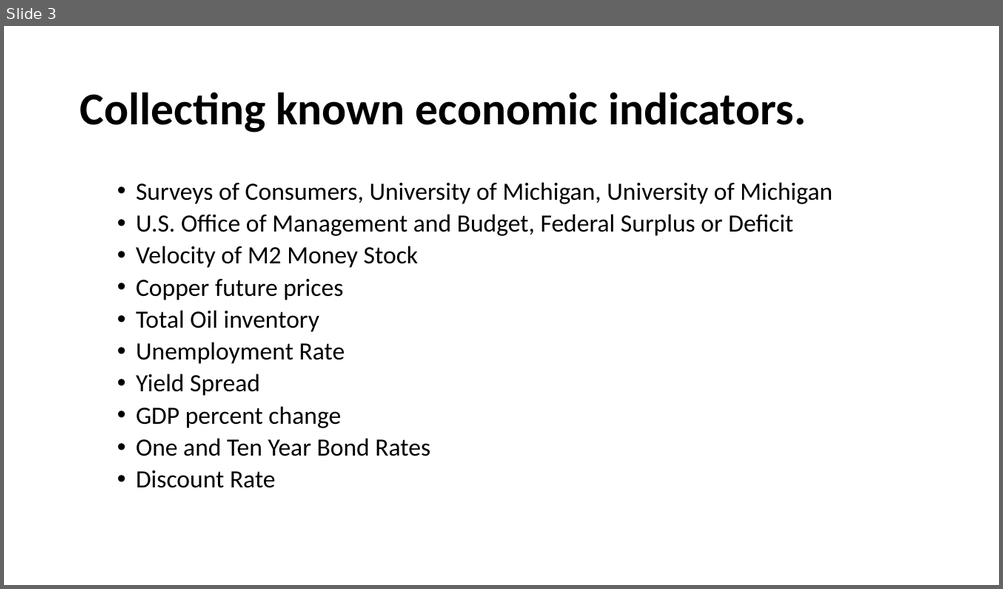
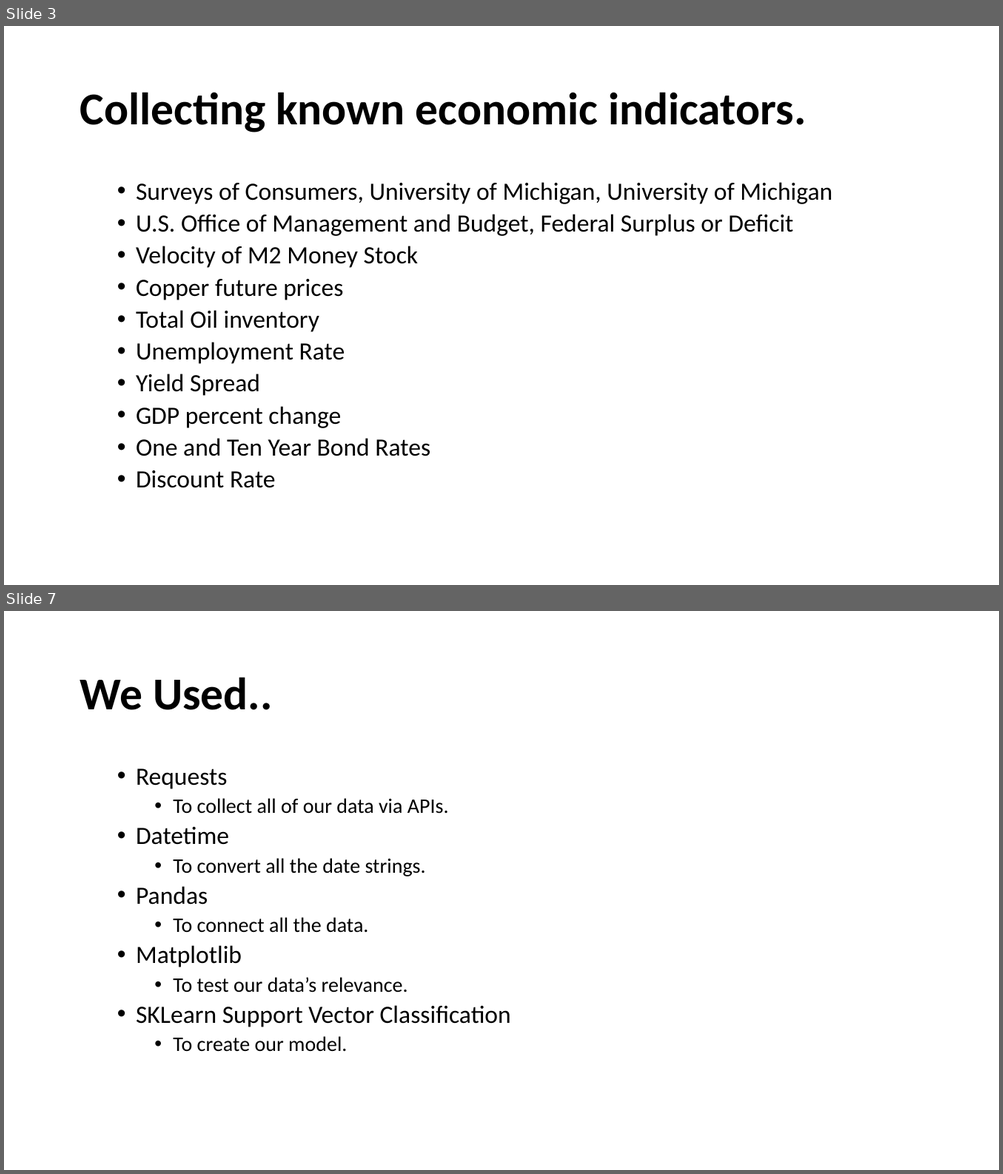
Before and after one commit to beaubatchelor/Project-3, a slide deck: Recession and Expansion.pptx. Shown one above the other, each under a label of ours: slide 3 before the commit, slides 3 and 7 after it; the slides between them are not shown. The pictures are 1003x589 and 1003x1174 pixels, drawn with LibreOffice and Linux fonts; fonts in the diff are those of the drawing; background and template pictures are left out. Boxes give left, top, right and bottom in pixels: in the first picture for what was removed or moved away, otherwise in the second. Text is boxed around its words. In the diff, an @@ line names an element or a change of style, - is before the commit and + after.

```diff
--- a/Recession and Expansion.pptx
+++ b/Recession and Expansion.pptx
@@ slide 7 added at [4,611,999,1170], background picture (left out) @@
@@ title added at [79,677,273,710], 44 pt, text #000000, bold @@
+We Used..
@@ text added at [136,769,511,1052], 20 pt, text #000000 @@
+  • Requests
+    • To collect all of our data via APIs.
+  • Datetime
+    • To convert all the date strings.
+  • Pandas
+    • To connect all the data.
+  • Matplotlib
+    • To test our data’s relevance.
+  • SKLearn Support Vector Classification
+    • To create our model.
```
Also in this commit, not shown: 1 slide changed, 7 other slides added, 2 other files.
